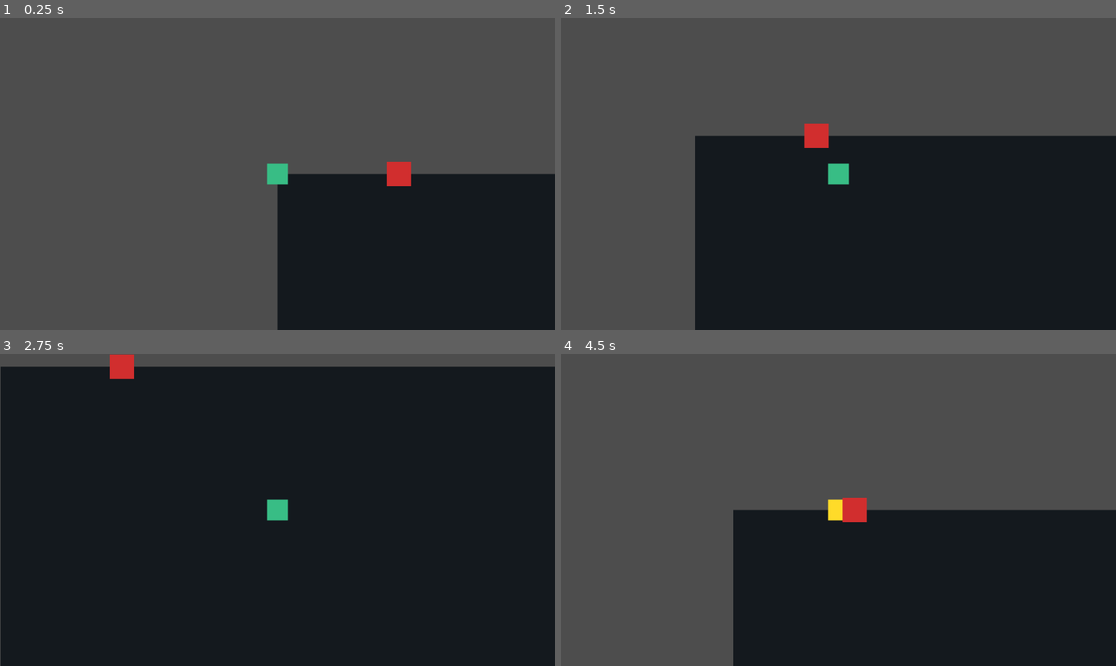
Above: before the commit, frames 1-4 (two rows, left to right).
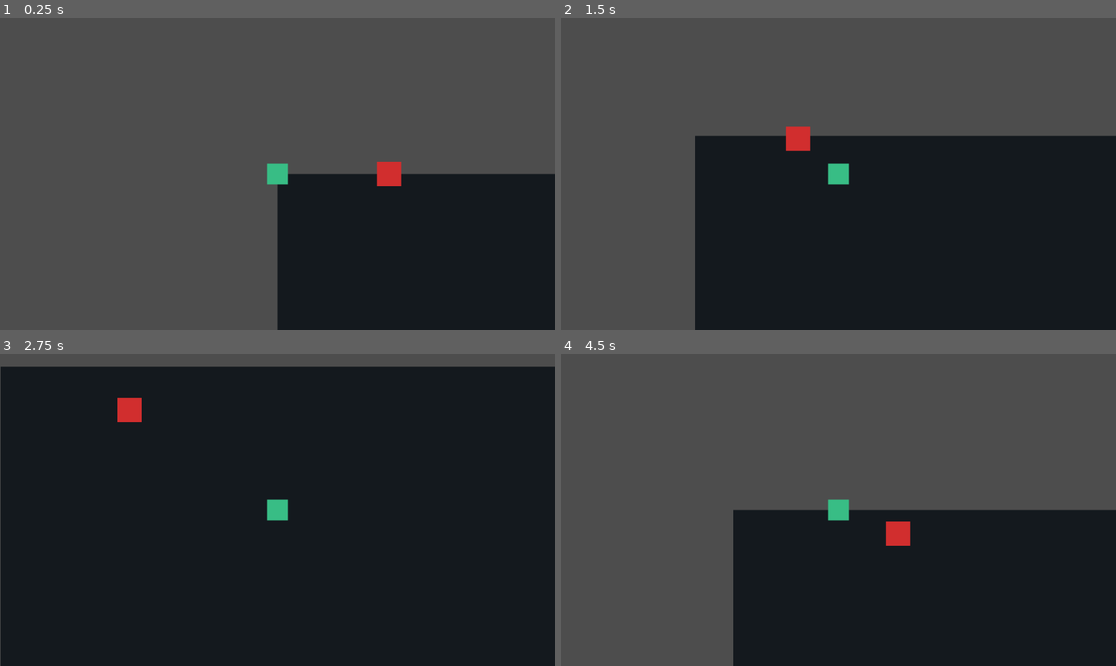
Above: after the commit, the same moments.

Repository: djlasher/Multi-Agent-Volume-1-RPG
Game: Godot game, scene res://scenes/main.tscn
Same seed, same stepped clock (60 frames per second), same inputs: the game is played once before the commit and once after it.
Inputs:
- Up to frame 1 (0.25 s): no input
- Up to frame 2 (1.5 s): hold Right (ui_right) 0.53-1.28 s; hold Down (ui_down) from 1.28 s (still down)
- Up to frame 3 (2.75 s): release Down (ui_down) at 2.03 s; hold Right (ui_right) from 2.03 s (still down)
- Up to frame 4 (4.5 s): release Right (ui_right) at 2.78 s; hold Up (ui_up) 2.78-3.53 s; hold Left (ui_left) from 3.53 s (still down)

The runs differ from the first frame. In frame 1, 0.3% of the frame differs, in the area x 67-75%, y 46-54%; in frame 2, 0.6%; in frame 3, 0.7%; in frame 4, 0.9%, in the area x 48-63%, y 46-62%.

Commit message:
Make enemy follow player

Diff:
--- a/scripts/enemy.gd
+++ b/scripts/enemy.gd
@@ -1,7 +1,19 @@
 extends Area2D
 
+@export var speed: float = 45.0
+
+var player: Node2D
+
 func _ready() -> void:
+	player = get_tree().current_scene.get_node_or_null("Player")
 	body_entered.connect(_on_body_entered)
+
+func _physics_process(delta: float) -> void:
+	if player == null:
+		return
+
+	var direction := global_position.direction_to(player.global_position)
+	global_position += direction * speed * delta
 
 func _on_body_entered(body: Node2D) -> void:
 	if body.has_method("take_hit"):
Not shown, changed: DEVELOPMENT_LOG.md
Not shown, changed: docs/DEVLOG.md
Not shown, changed: docs/RUNNING_LOCALLY.md
